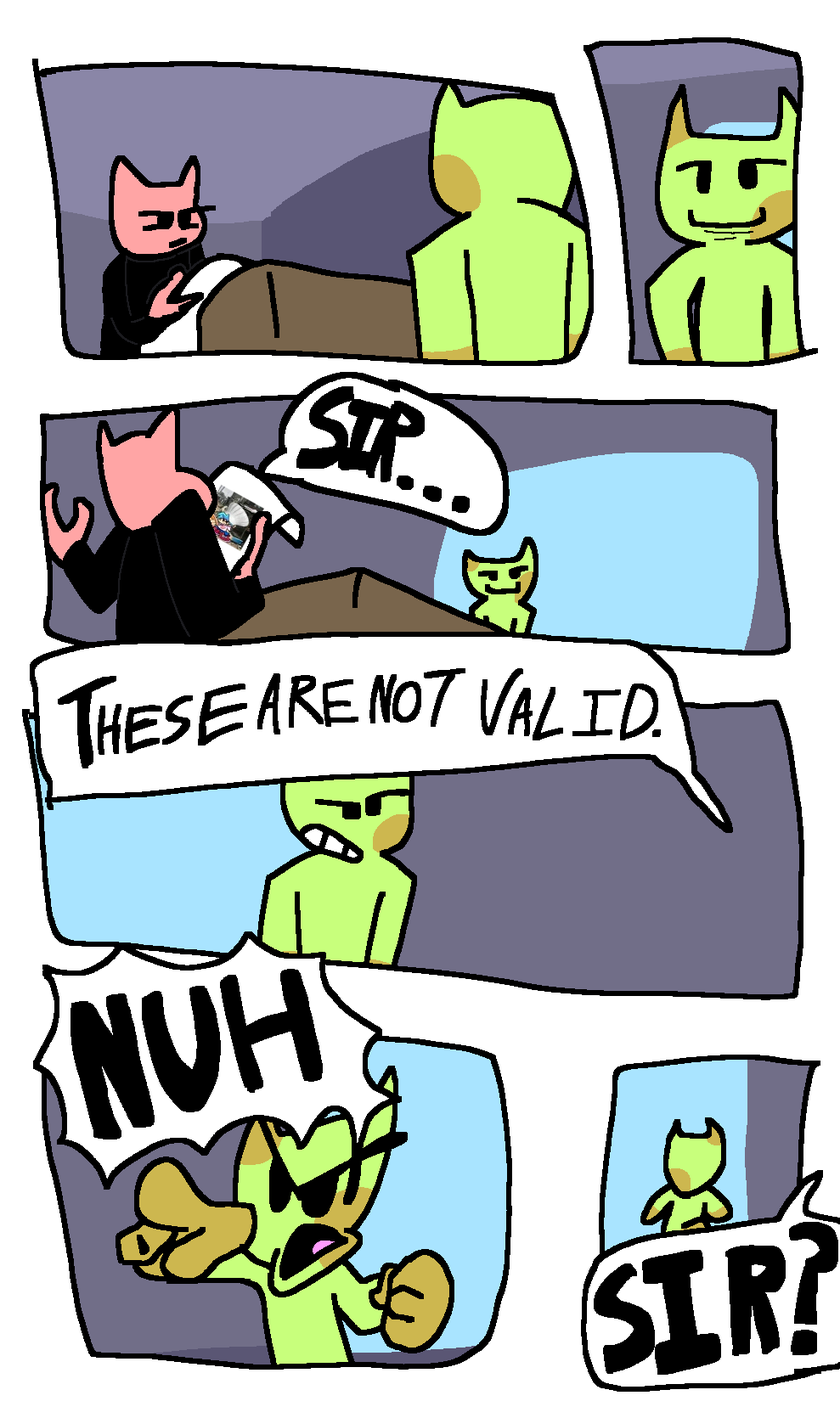
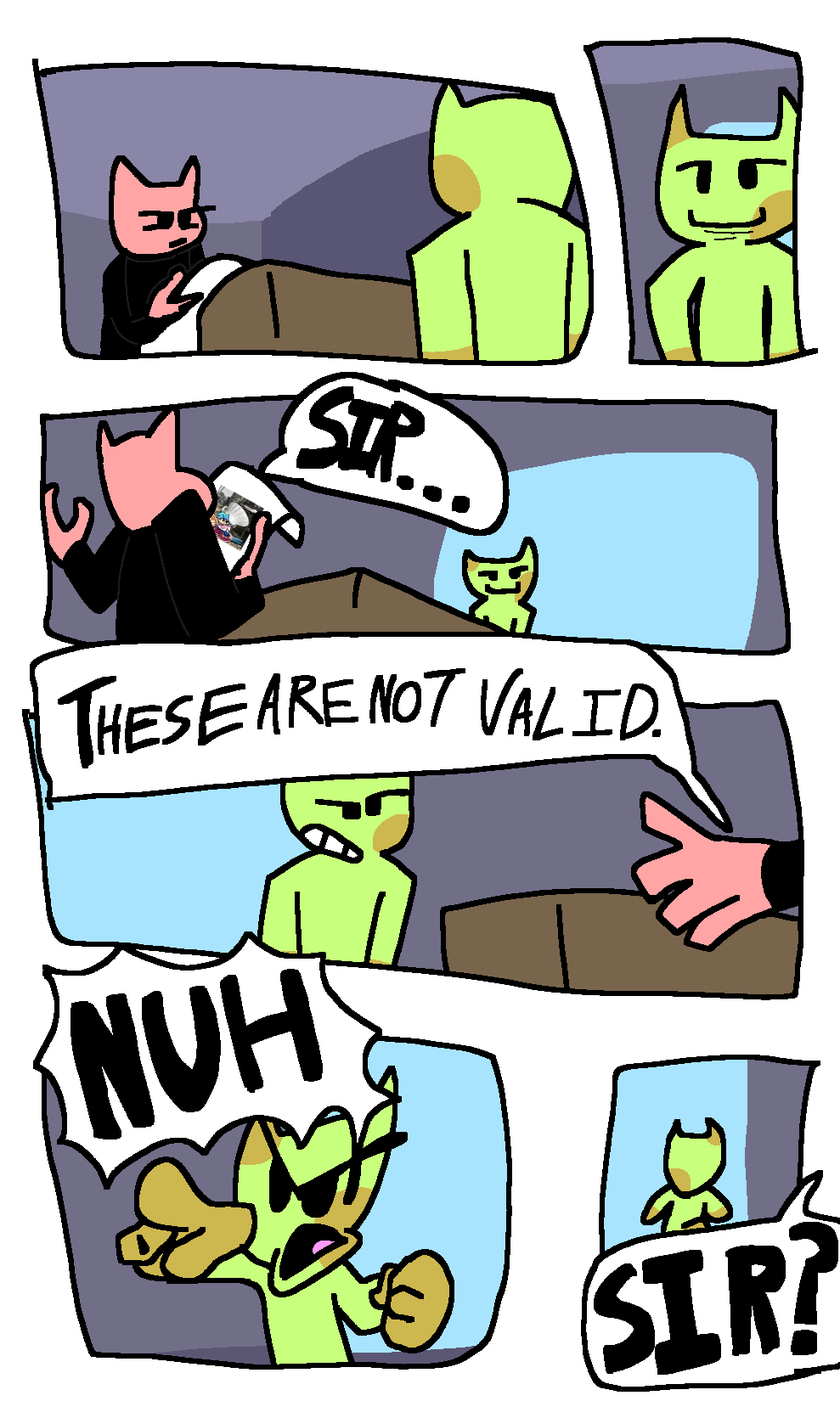
Layer changes from the first (840, 1418) image to the second:
painted on "Layer 6" over (631, 791, 800, 953)
painted on "Layer 5" over (634, 796, 790, 949)
painted on "Layer 4" over (439, 888, 799, 995)
